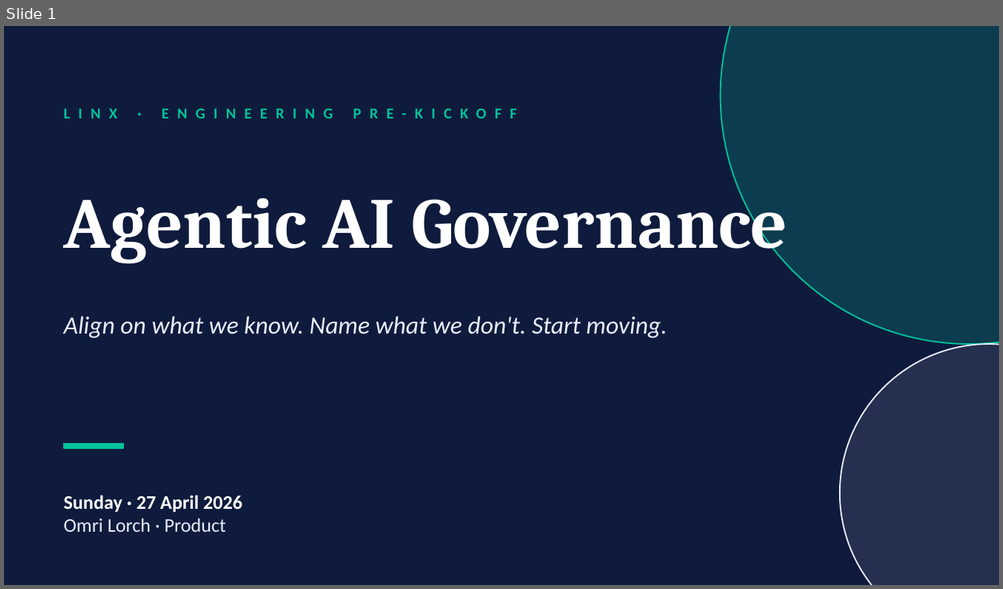
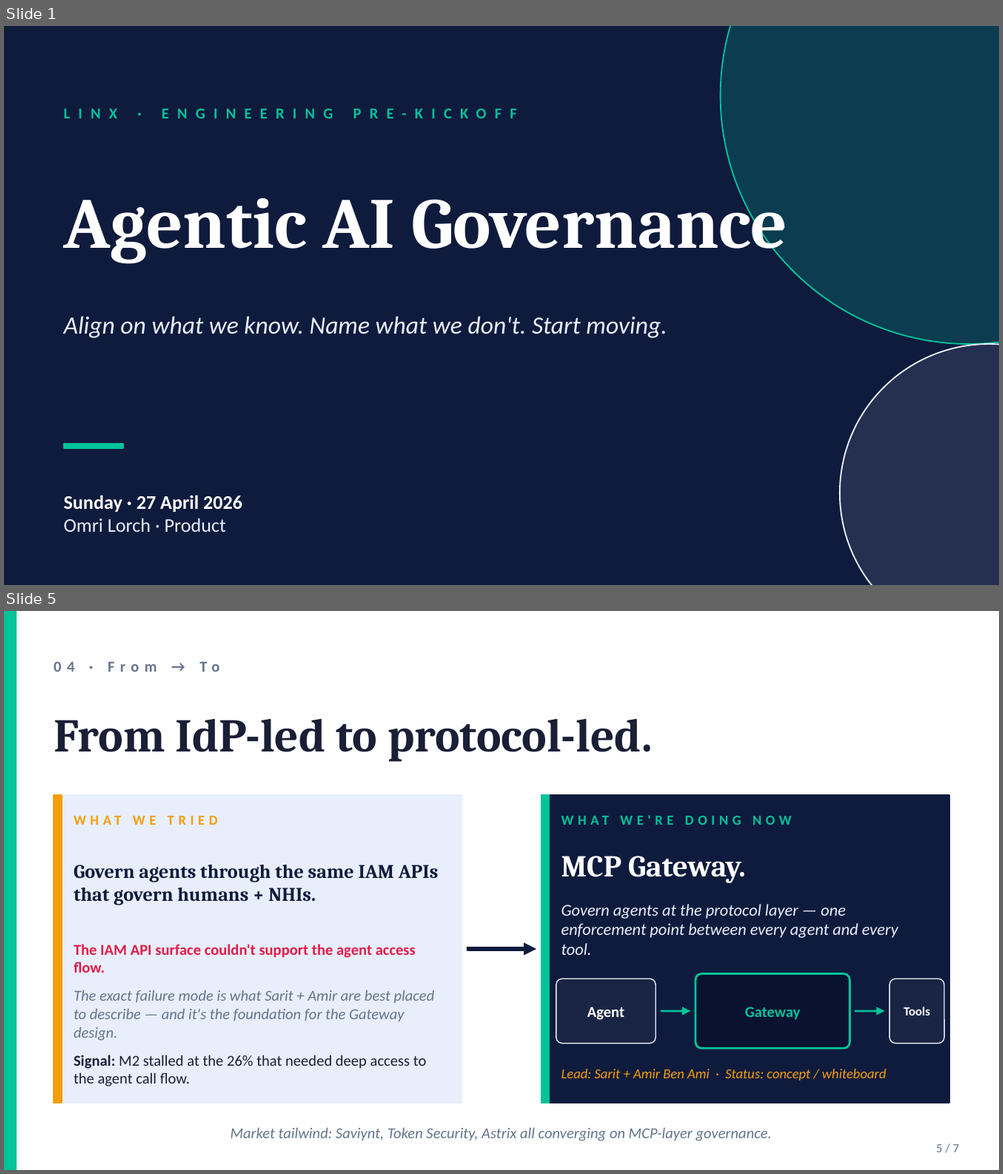
Before and after one commit to Lorch19/ol-linx-agent, a slide deck: artifacts/eng-prekickoff-2026-04-27.pptx. Shown one above the other, each under a label of ours: slide 1 before the commit, slides 1 and 5 after it; the slides between them are not shown. The pictures are 1003x589 and 1003x1174 pixels, drawn with LibreOffice and Linux fonts; fonts in the diff are those of the drawing. Boxes give left, top, right and bottom in pixels: in the first picture for what was removed or moved away, otherwise in the second. Text is boxed around its words. In the diff, an @@ line names an element or a change of style, - is before the commit and + after.

```diff
--- a/artifacts/eng-prekickoff-2026-04-27.pptx
+++ b/artifacts/eng-prekickoff-2026-04-27.pptx
@@ slide 5 added at (x1=4, y1=611, x2=999, y2=1170), background #FFFFFF @@
@@ rectangle added at (x1=4, y1=611, x2=16, y2=1170), fill #02C39A, outline #02C39A 1 pt @@
@@ text added at (x1=199, y1=661, x2=219, y2=672), 11 pt, text #64748B, bold @@
+04 · From → To
@@ text added at (x1=54, y1=719, x2=652, y2=761), 34 pt, text #1A1F36, bold @@
+From IdP-led to protocol-led.
@@ rectangle added at (x1=54, y1=795, x2=461, y2=1103), fill #E8EEFC, outline #E8EEFC 1 pt @@
@@ rectangle added at (x1=54, y1=795, x2=62, y2=1103), fill #F59E0B, outline #F59E0B 1 pt @@
@@ text added at (x1=74, y1=805, x2=441, y2=834), 10 pt, text #F59E0B, bold @@
+WHAT WE TRIED
@@ rectangle added at (x1=541, y1=795, x2=949, y2=1103), fill #0F1B3D, outline #0F1B3D 1 pt @@
@@ rectangle added at (x1=541, y1=795, x2=549, y2=1103), fill #02C39A, outline #02C39A 1 pt @@
@@ text added at (x1=561, y1=805, x2=929, y2=834), 10 pt, text #02C39A, bold @@
+WHAT WE'RE DOING NOW
@@ text added at (x1=74, y1=865, x2=438, y2=906), 14 pt, text #0F1B3D, bold @@
+Govern agents through the same IAM APIs that govern humans + NHIs.
@@ text added at (x1=561, y1=856, x2=745, y2=883), 22 pt, text #FFFFFF, bold @@
+MCP Gateway.
@@ text added at (x1=561, y1=904, x2=898, y2=955), 12 pt, text #E8EEFC, italic @@
+Govern agents at the protocol layer — one enforcement point between every agent and every tool.
@@ text added at (x1=74, y1=944, x2=435, y2=1087), 11 pt, text #64748B @@
+The IAM API surface couldn't support the agent access flow.
+The exact failure mode is what Sarit + Amir are best placed to describe — and it's the foundation for the Gateway design.
+Signal: M2 stalled at the 26% that needed deep access to the agent call flow.
@@ arrow added from (466, 949) to (536, 949), #0F1B3D 3 pt @@
@@ rounded rectangle added at (x1=556, y1=979, x2=655, y2=1044), fill #1A2545, outline #E8EEFC 0.75 pt @@
@@ rounded rectangle added at (x1=695, y1=974, x2=849, y2=1048), fill #091230, outline #02C39A 1.5 pt @@
@@ rounded rectangle added at (x1=889, y1=979, x2=944, y2=1044), fill #1A2545, outline #E8EEFC 0.75 pt @@
@@ text added at (x1=587, y1=1007, x2=624, y2=1020), 11 pt, text #FFFFFF, bold @@
+Agent
@@ text added at (x1=745, y1=1007, x2=800, y2=1019), 11 pt, text #02C39A, bold @@
+Gateway
@@ text added at (x1=903, y1=1007, x2=930, y2=1016), 9 pt, text #FFFFFF, bold @@
+Tools
@@ arrow added from (660, 1012) to (690, 1012), #02C39A 1.5 pt @@
@@ arrow added from (854, 1012) to (884, 1012), #02C39A 1.5 pt @@
@@ text added at (x1=561, y1=1069, x2=886, y2=1081), 10 pt, text #F59E0B, italic @@
+Lead: Sarit + Amir Ben Ami · Status: concept / whiteboard
@@ text added at (x1=230, y1=1128, x2=771, y2=1142), 11 pt, text #64748B, italic @@
+Market tailwind: Saviynt, Token Security, Astrix all converging on MCP-layer governance.
@@ text added at (x1=936, y1=1145, x2=959, y2=1153), 9 pt, text #64748B @@
+5 / 7
```
Also in this commit, not shown: 3 slides changed, 2 other slides added, 4 slides removed.
